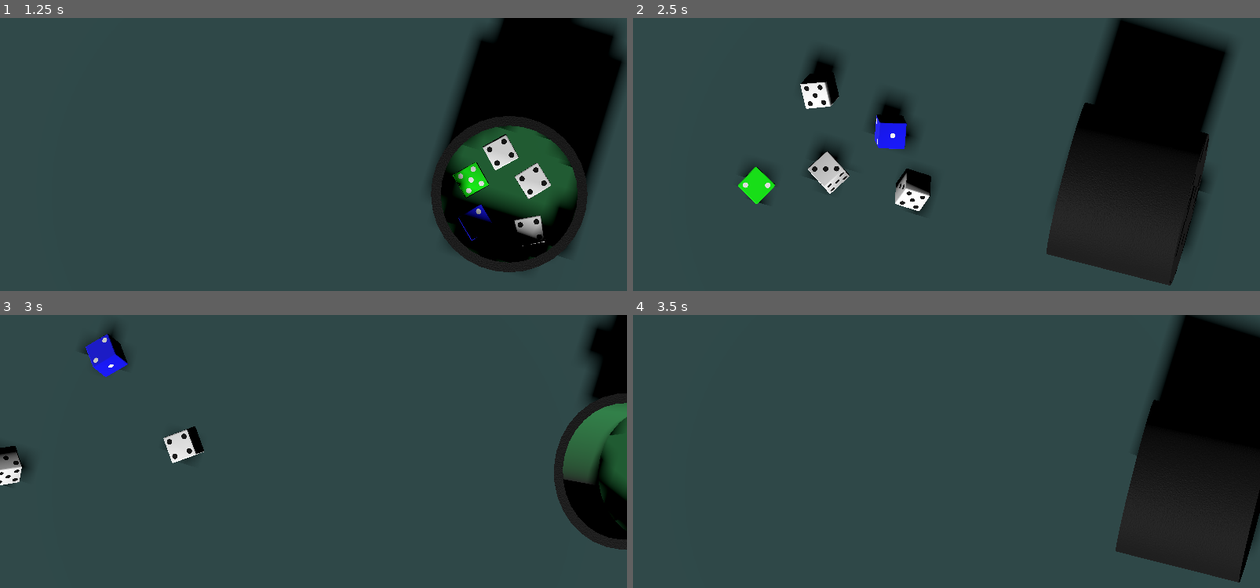
Above: before the commit, frames 1-4 (two rows, left to right).
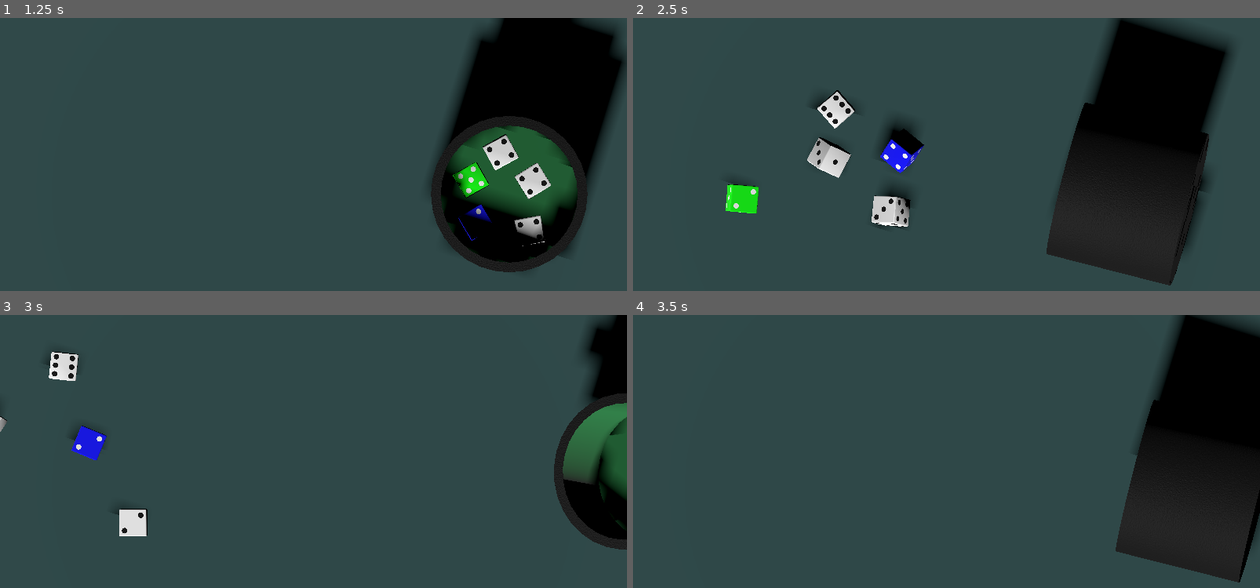
Above: after the commit, the same moments.

Repository: SangHyung-Jung/ColorDiceRollGame
Game: Godot game, scene res://placeholder.tscn
Same seed, same stepped clock (60 frames per second), same inputs: the game is played once before the commit and once after it.
Inputs (mouse positions are in pixels of both pictures, inside the frame that each line leads up to):
- Up to frame 1 (1.25 s): tap Enter at 0.5 s; move the mouse to (451, 176) at 0.52 s; tap C at 0.6 s; click (451, 176) at 0.67 s
- Up to frame 2 (2.5 s): move the mouse to (821, 211) at 1.27 s; tap C at 1.35, 2.1 s; click (821, 211) at 1.42 s; move the mouse to (1009, 116) at 2.02 s; click (1009, 116) at 2.17 s
- Up to frame 3 (3 s): move the mouse to (282, 560) at 2.77 s; tap C at 2.85 s; click (282, 560) at 2.92 s
- Up to frame 4 (3.5 s): no input

Frame 1 is identical in both runs. In frame 2, 5.5% of the frame differs, in the area x 14-48%, y 12-78%; in frame 3, 3.1%; in frame 4, less than 0.1%.

Commit message:
change cup to rigidbody to animated body

Diff:
--- a/cup.gd
+++ b/cup.gd
@@ -1,5 +1,5 @@
 # cup.gd - 주사위 컵의 동작을 제어하는 스크립트 (섞기 방식 선택 기능 추가)
-extends RigidBody3D
+extends Node3D
 
 # --- 섞기 방식을 선택하기 위한 Enum과 Export 변수 ---
 enum ShakeType {
@@ -24,7 +24,7 @@
 # 우측 상단(X:+, Y:+, Z:-)에서 좌측 하단(X:-, Y:-, Z:+)으로 움직이는 벡터
 const DIAGONAL_VECTOR := Vector3(1.1, 1.0, -1.1)
 
-@onready var inside_area: Area3D = $InsideArea
+@onready var inside_area: Area3D = $PhysicsBody/InsideArea
 
 func _ready() -> void:
 	initial_position = global_position
@@ -32,7 +32,6 @@
 
 	inside_area.body_entered.connect(_on_body_entered_cup)
 	inside_area.body_exited.connect(_on_body_exited_cup)
-	continuous_cd = true
 
 func _process(delta: float) -> void:
 	if is_shaking:
@@ -82,7 +81,8 @@
 
 	await return_tween.finished
 
-# ... _on_body_entered_cup, _on_body_exited_cup, pour, reset 함수는 기존과 동일 ...
+# These functions now just pass through the signal to the dice
+# The actual physics properties are on the Dice themselves.
 func _on_body_entered_cup(body: Node3D) -> void:
 	if body is Dice:
 		body.apply_inside_cup_physics()
--- a/cup.tscn
+++ b/cup.tscn
@@ -49,20 +49,20 @@
 height = 4.5
 radius = 3.5
 
-[node name="Cup" type="RigidBody3D"]
-mass = 5.0
-gravity_scale = 0.0
+[node name="Cup" type="Node3D"]
 script = ExtResource("1_f5eb6")
 
-[node name="Visuals" type="CSGCombiner3D" parent="."]
+[node name="PhysicsBody" type="AnimatableBody3D" parent="."]
 
-[node name="Outer" type="CSGCylinder3D" parent="Visuals"]
+[node name="Visuals" type="CSGCombiner3D" parent="PhysicsBody"]
+
+[node name="Outer" type="CSGCylinder3D" parent="PhysicsBody/Visuals"]
 radius = 4.0
 height = 6.5
 sides = 32
 material = SubResource("StandardMaterial3D_ponjl")
 
-[node name="Inner" type="CSGCylinder3D" parent="Visuals"]
+[node name="Inner" type="CSGCylinder3D" parent="PhysicsBody/Visuals"]
 transform = Transform3D(1, 0, 0, 0, 1, 0, 0, 0, 1, 0, 1.02468, 0)
 operation = 2
 radius = 3.5
@@ -70,25 +70,25 @@
 sides = 32
 material = SubResource("StandardMaterial3D_hxhe5")
 
-[node name="CollisionMesh" type="CSGCombiner3D" parent="."]
+[node name="CollisionMesh" type="CSGCombiner3D" parent="PhysicsBody"]
 visible = false
 use_collision = true
 
-[node name="CollisionOuter" type="CSGCylinder3D" parent="CollisionMesh"]
+[node name="CollisionOuter" type="CSGCylinder3D" parent="PhysicsBody/CollisionMesh"]
 transform = Transform3D(1, 0, 0, 0, 1, 0, 0, 0, 1, 0, -1.25, 0)
 radius = 8.0
 height = 9.0
 sides = 16
 
-[node name="CollisionInner" type="CSGCylinder3D" parent="CollisionMesh"]
+[node name="CollisionInner" type="CSGCylinder3D" parent="PhysicsBody/CollisionMesh"]
 transform = Transform3D(1, 0, 0, 0, 1, 0, 0, 0, 1, 0, 1.02468, 0)
 operation = 2
 radius = 3.5
 height = 6.5
 sides = 16
 
-[node name="InsideArea" type="Area3D" parent="."]
+[node name="InsideArea" type="Area3D" parent="PhysicsBody"]
 
-[node name="CollisionShape3D" type="CollisionShape3D" parent="InsideArea"]
+[node name="CollisionShape3D" type="CollisionShape3D" parent="PhysicsBody/InsideArea"]
 transform = Transform3D(1, 0, 0, 0, 1, 0, 0, 0, 1, 0, 1.025, 0)
 shape = SubResource("CylinderShape3D_ponjl")
--- a/scripts/main.gd
+++ b/scripts/main.gd
@@ -68,7 +68,7 @@
 
 	# 2-1. 컵의 충돌 및 상태 관리를 위한 설정
 	cup_collision_mesh = cup.get_node("CollisionMesh")
-	var cup_inside_area: Area3D = cup.get_node("InsideArea")
+	var cup_inside_area: Area3D = cup.get_node("PhysicsBody/InsideArea")
 	cup_inside_area.body_entered.connect(_on_dice_entered_cup)
 	cup_inside_area.body_exited.connect(_on_dice_exited_cup)
 
